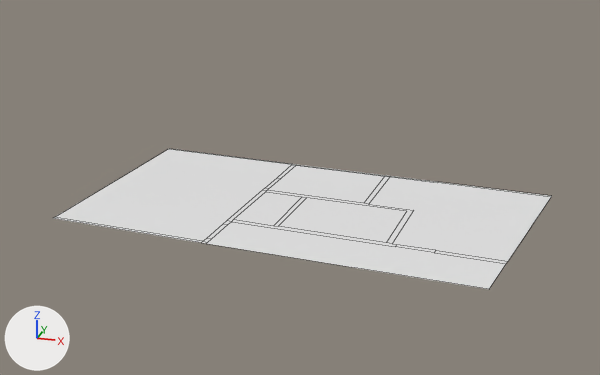
The Blender file apartment.blend as it was, and as the next commit left it.
Before and after are seen from a camera (50 mm lens) standing at (9.24, -13.41, 7.54) and looking at (4.04, 4.16, 0.55). The axes (+X, +Y, +Z) are drawn at lower left. The lights are the same throughout. Mesh edges are drawn as thin lines.

The older version as bpy lines, for what is in view:
```python
me_plane = bpy.data.meshes.new('Plane')
me_plane.from_pydata(...)  # 53 vertices, 26 faces; spans x -1.29..9.77, y 1.3..7.48, z 0.0
ob_plane = bpy.data.objects.new('Plane', me_plane)
ob_plane.location = (0.0, 0.0, 0.0)
```
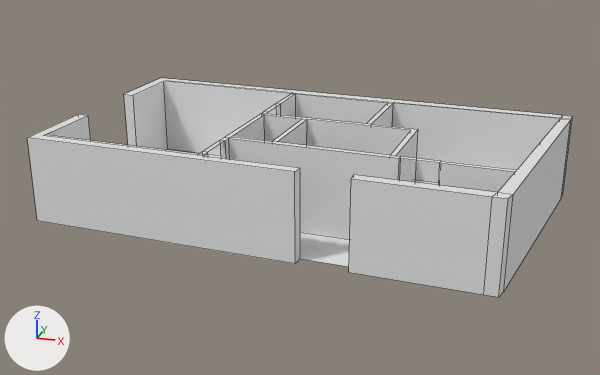
Commit message: Extrude walls.

Patch to the scene script:
```diff
--- a/apartment.blend.py
+++ b/apartment.blend.py
@@ me_plane @@
 # used by ob_plane; location = (0.0, 0.0, 0.0)
-me_plane.from_pydata(...)  # 53 vertices, 26 faces; spans x -1.29..9.77, y 1.3..7.48, z 0.0
+me_plane.from_pydata(...)  # 132 vertices, 114 faces; spans x -1.54..10.04, y 1.04..7.77, z 0.0..2.0
+# me_plane part 1
+# 2 vertices are removed from x 6.94..6.95, y 6.86..6.94, z 0.0
+# 26 faces are deleted
+# 23 vertices are added at x -1.54..10.04, y 1.04..7.77, z 0.0..2.0
+# 43 new vertices lie (0.0, 0.0, 2.0) away from vertices in x -1.28..9.75, y 1.3..7.41, z 0.0
+# 15 new vertices lie (0.0, 0.0, 2.0) away from vertices in x -1.54..10.04, y 1.04..7.77, z 0.0
+# 114 new faces join them
```

What differs and where, as boxes (x1, y1, x2, y2) in the pictures (600 x 375 px):
'Plane', reshaped (9% wider, 56% taller): before (53, 149, 552, 289); after (27, 78, 573, 297)
